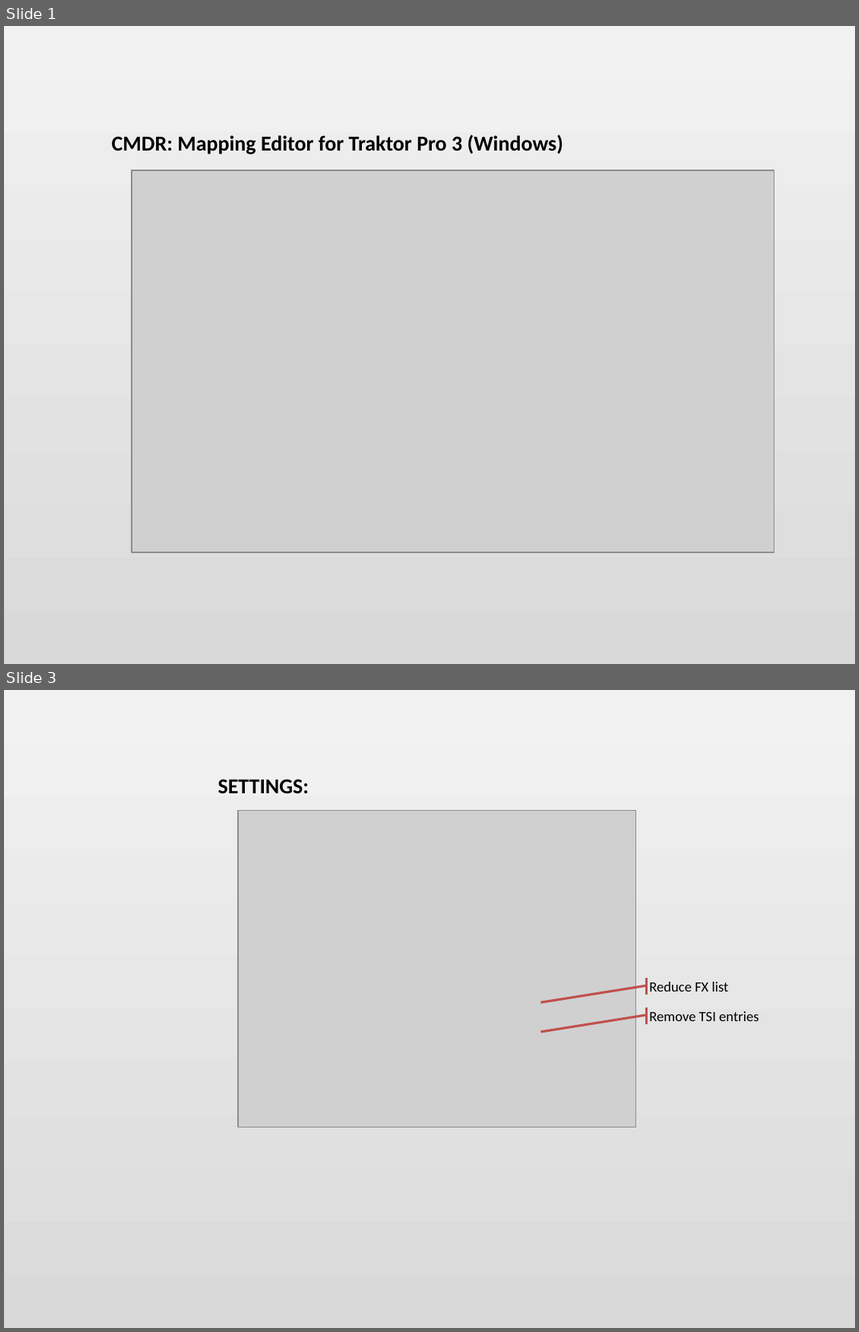
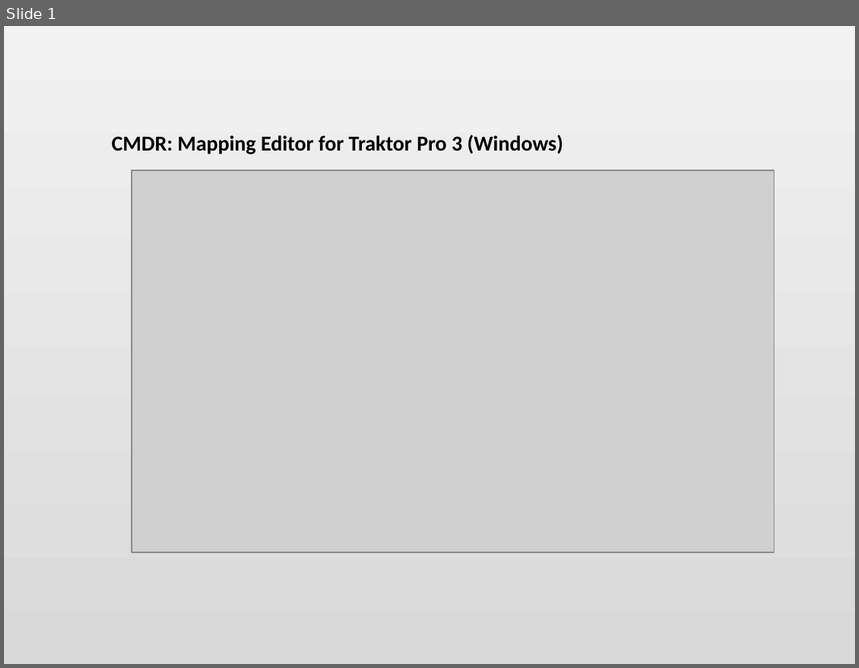
Before and after one commit to TakTraum/cmdr, a slide deck: docs/pics/src/cmdr slides.pptx. Shown one above the other, each under a label of ours: slides 1 and 3 before the commit, slide 1 after it; the slides between them are not shown. The pictures are 859x1332 and 859x668 pixels, drawn with LibreOffice and Linux fonts; fonts in the diff are those of the drawing; grey boxes stand for pictures. Boxes give left, top, right and bottom in pixels: in the first picture for what was removed or moved away, otherwise in the second. Text is boxed around its words. In the diff, an @@ line names an element or a change of style, - is before the commit and + after.

```diff
--- a/docs/pics/src/cmdr slides.pptx
+++ b/docs/pics/src/cmdr slides.pptx
@@ slide 3 removed at <box>4,690,855,1328</box>, background gradient #F2F2F2 to #D9D9D9 @@
@@ text removed at <box>218,779,310,793</box> @@
-SETTINGS:
@@ picture removed at <box>238,811,636,1128</box> @@
@@ accent callout removed at <box>649,979,762,996</box> @@
-Reduce FX list
@@ accent callout removed at <box>649,1008,762,1024</box> @@
-Remove TSI entries
```
Also in this commit, not shown: 2 slides changed, 4 slides added, 3 other slides removed, 9 other files.
